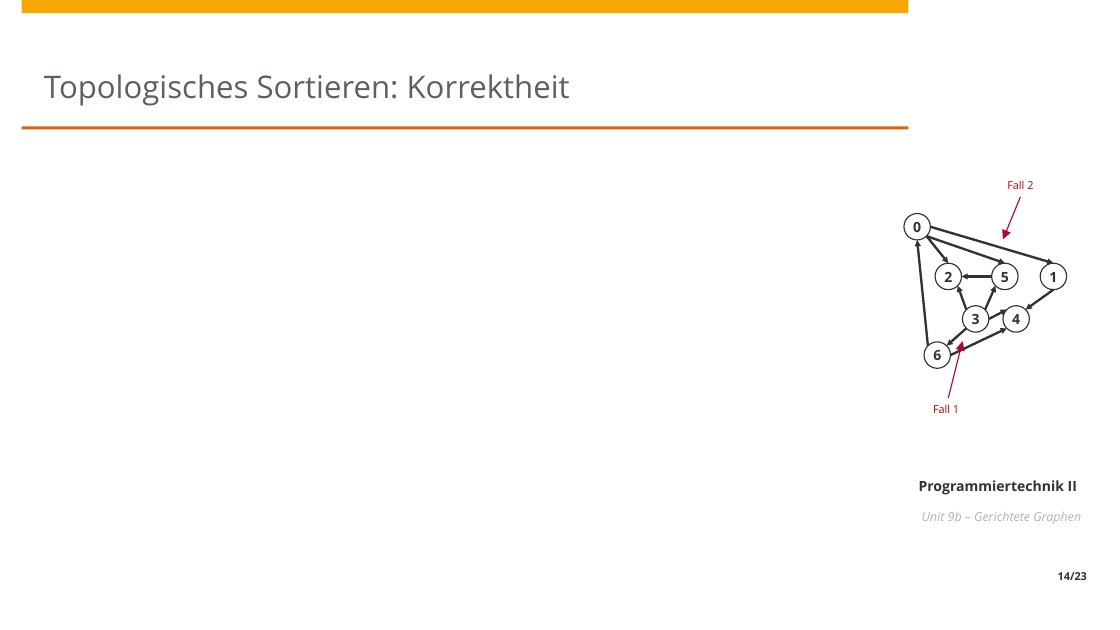
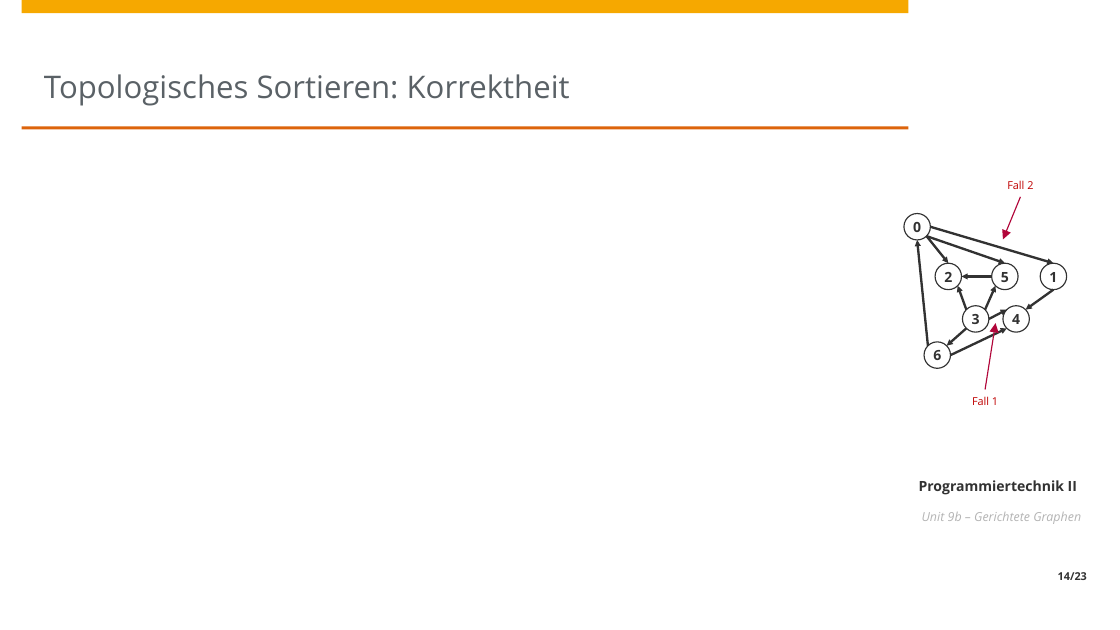
Before and after one commit to HPI-Artificial-Intelligence-Teaching/23-pt2, a slide deck: slide 14 of unit9/Unit9b - Graphen.pptx. Drawn at 1120x630 pixels with LibreOffice and Linux fonts; fonts in the diff are those of the drawing; grey boxes stand for pictures; background and template pictures are left out. Boxes give left, top, right and bottom in pixels: in the first picture for what was removed or moved away, otherwise in the second. Text is boxed around its words. In the diff, an @@ line names an element or a change of style, - is before the commit and + after.

Commit message:
Updated the PPTX after the lecture

```diff
--- a/unit9/Unit9b - Graphen.pptx
+++ b/unit9/Unit9b - Graphen.pptx
@@ arrow moved from (949, 398) - (962, 342) to (986, 390) - (996, 324) @@
@@ text "Fall 1": place and size @@
-text "Fall 1" at [933,404,959,413]
+text "Fall 1" at [972,396,998,405]
```
